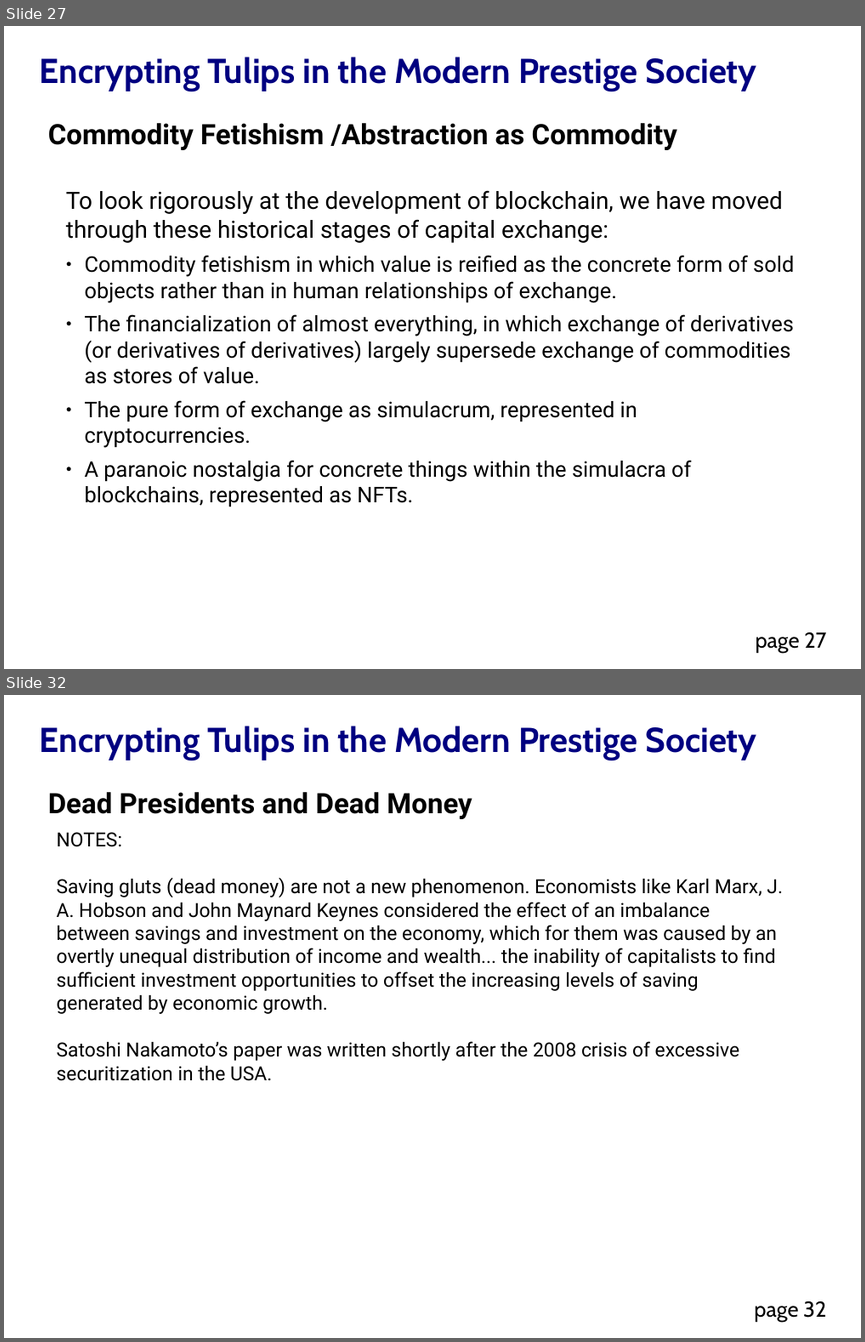
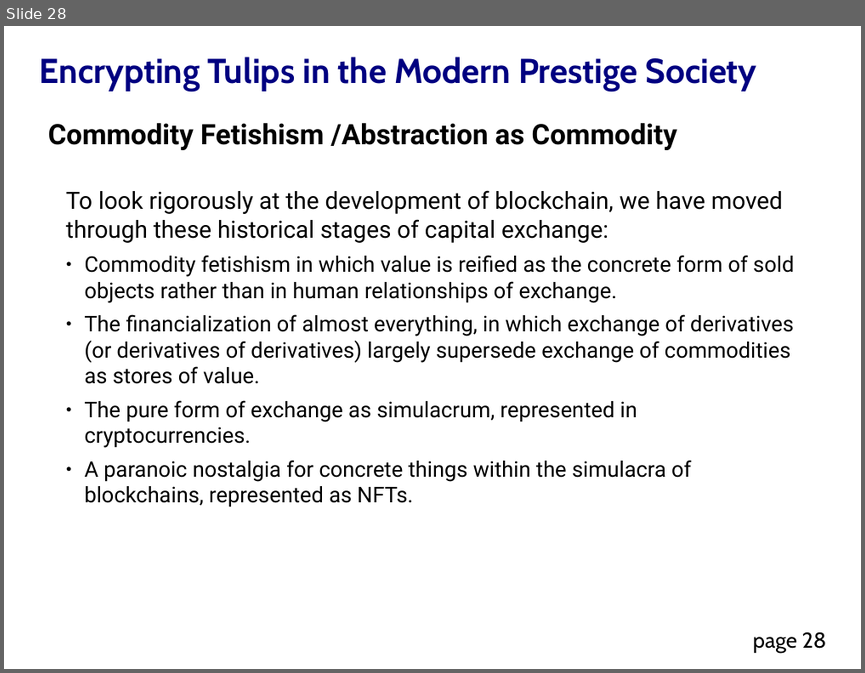
Before and after one commit to DavidMertz/Encrypting_Tulips, a slide deck: Encrypting_Tulips.odp. Shown one above the other, each under a label of ours: slides 27 and 32 before the commit, slide 28 after it; the slides between them are not shown. The pictures are 865x1342 and 865x673 pixels, drawn with LibreOffice and Linux fonts; fonts in the diff are those of the drawing. Boxes give left, top, right and bottom in pixels: in the first picture for what was removed or moved away, otherwise in the second. Text is boxed around its words. In the diff, an @@ line names an element or a change of style, - is before the commit and + after.

```diff
--- a/Encrypting_Tulips.odp
+++ b/Encrypting_Tulips.odp
@@ slide 32 removed at box(4, 695, 861, 1338), background #FFFFFF; not listed: 2 template elements that a slide beside it also shows @@
@@ text removed at box(48, 792, 472, 819) @@
-Dead Presidents and Dead Money
@@ text removed at box(57, 832, 783, 1081) @@
-NOTES:
-Saving gluts (dead money) are not a new phenomenon. Economists like Karl Marx, J. A. Hobson and John Maynard Keynes considered the effect of an imbalance between savings and investment on the economy, which for them was caused by an overtly unequal distribution of income and wealth... the inability of capitalists to find sufficient investment opportunities to offset the increasing levels of saving generated by economic growth.
-Satoshi Nakamoto’s paper was written shortly after the 2008 crisis of excessive securitization in the USA.
@@ what was slide 27 is now slide 28 @@
@@ page number at box(753, 632, 827, 652): text changed @@
-page 27
+page 28
```
Also in this commit, not shown: 5 slides changed, 6 slides added, 5 other files.
